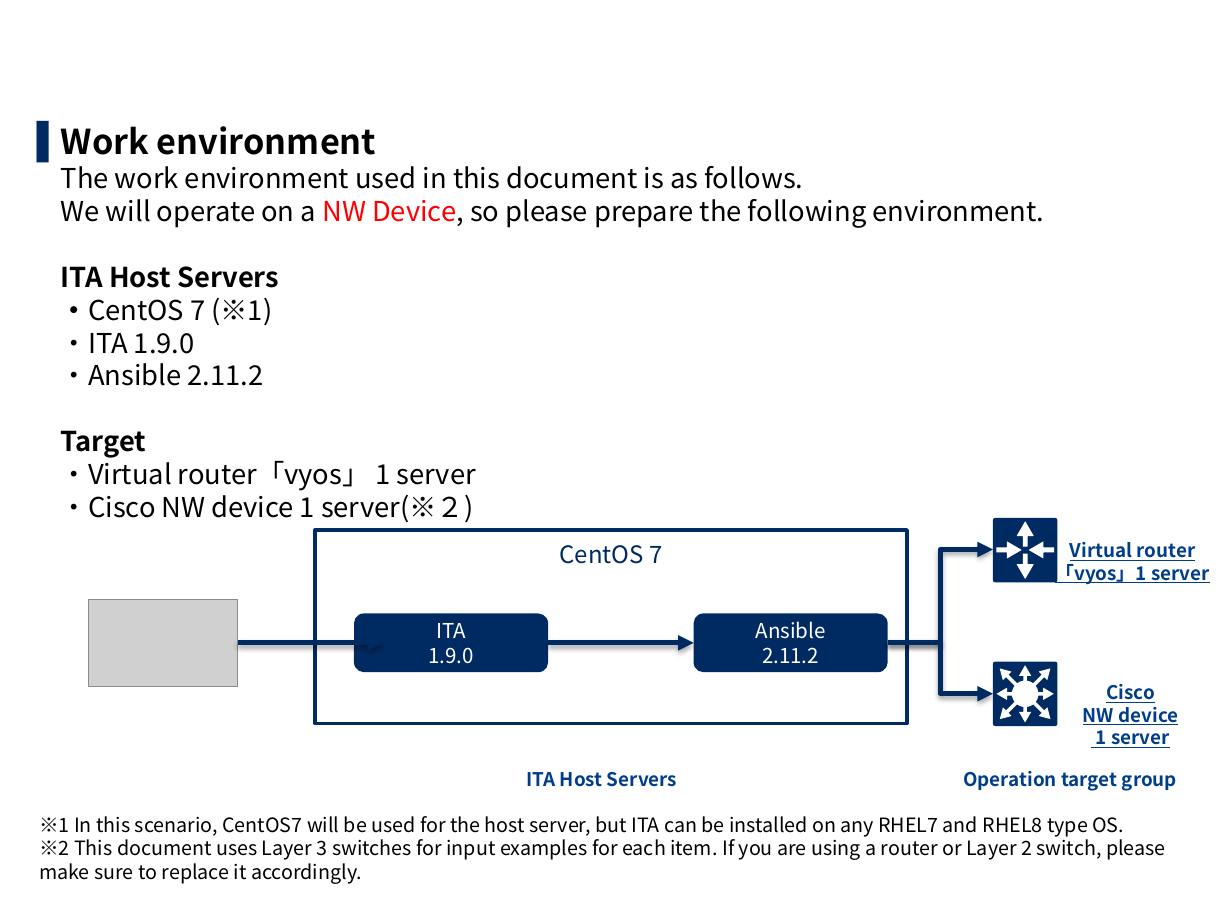
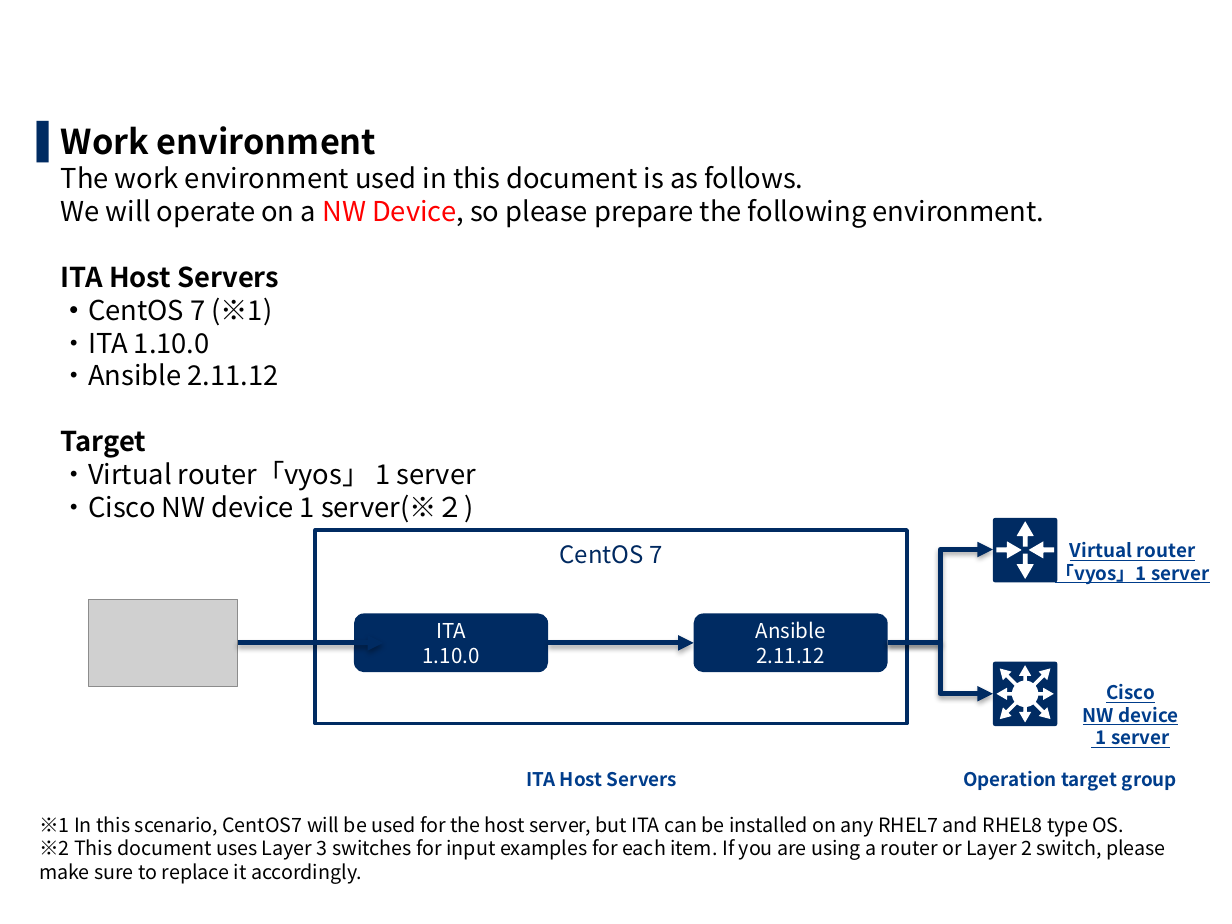
Before and after one commit to exastro-suite/it-automation-docs, a slide deck: slide 48 of asset/Learn/ITA-Ansible-Driver_en_practice.pptx (slide 46 before the commit). Drawn at 1232x924 pixels with LibreOffice and Linux fonts; fonts in the diff are those of the drawing; grey boxes stand for pictures; background and template pictures are left out. Boxes give left, top, right and bottom in pixels: in the first picture for what was removed or moved away, otherwise in the second. Text is boxed around its words. In the diff, an @@ line names an element or a change of style, - is before the commit and + after.

```diff
--- a/asset/Learn/ITA-Ansible-Driver_en_practice.pptx
+++ b/asset/Learn/ITA-Ansible-Driver_en_practice.pptx
@@ text at (61,126,1045,523): text changed @@
-▌ Work environment
-  The work environment used in this document is as follows.
-  We will operate on a NW Device, so please prepare the following environment.
-  ITA Host Servers
-  ・CentOS 7 (※1)
-  ・ITA 1.9.0
-  ・Ansible 2.11.2
-  Target
-  ・Virtual router「vyos」 1 server
-  ・Cisco NW device 1 server(※２)
+▌ Work environment
+  The work environment used in this document is as follows.
+  We will operate on a NW Device, so please prepare the following environment.
+  ITA Host Servers
+  ・CentOS 7 (※1)
+  ・ITA 1.10.0
+  ・Ansible 2.11.12
+  Target
+  ・Virtual router「vyos」 1 server
+  ・Cisco NW device 1 server(※２)
@@ text in rounded rectangle at (423,647,480,664): text changed @@
-1.9.0
+1.10.0
@@ text in rounded rectangle at (756,647,824,663): text changed @@
-2.11.2
+2.11.12
```
Also in this commit, not shown: 61 other slides changed, 3 slides added, 7 other files.
